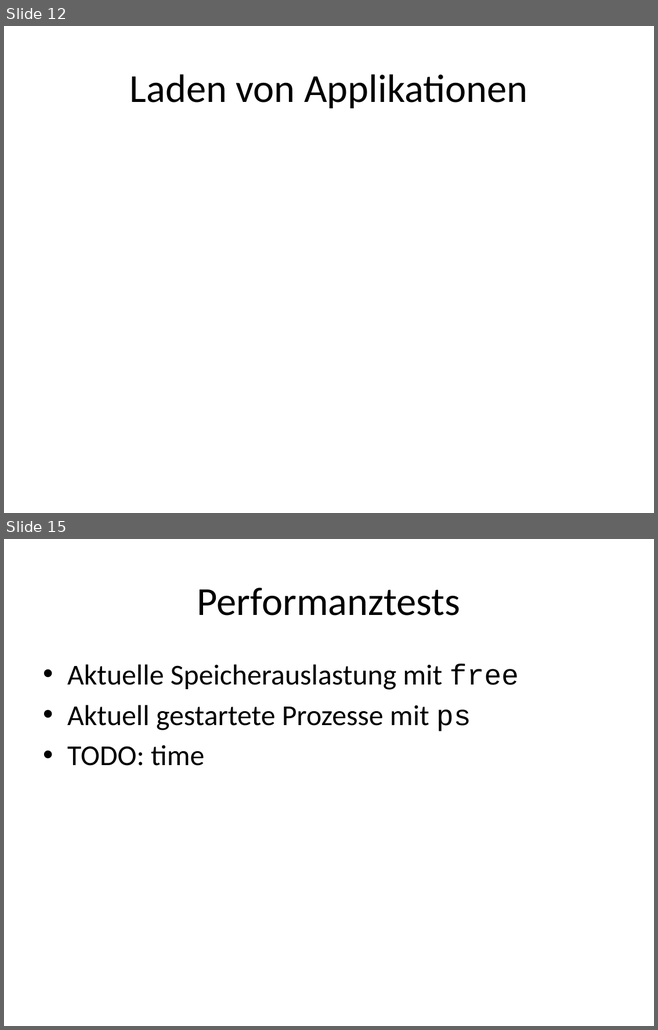
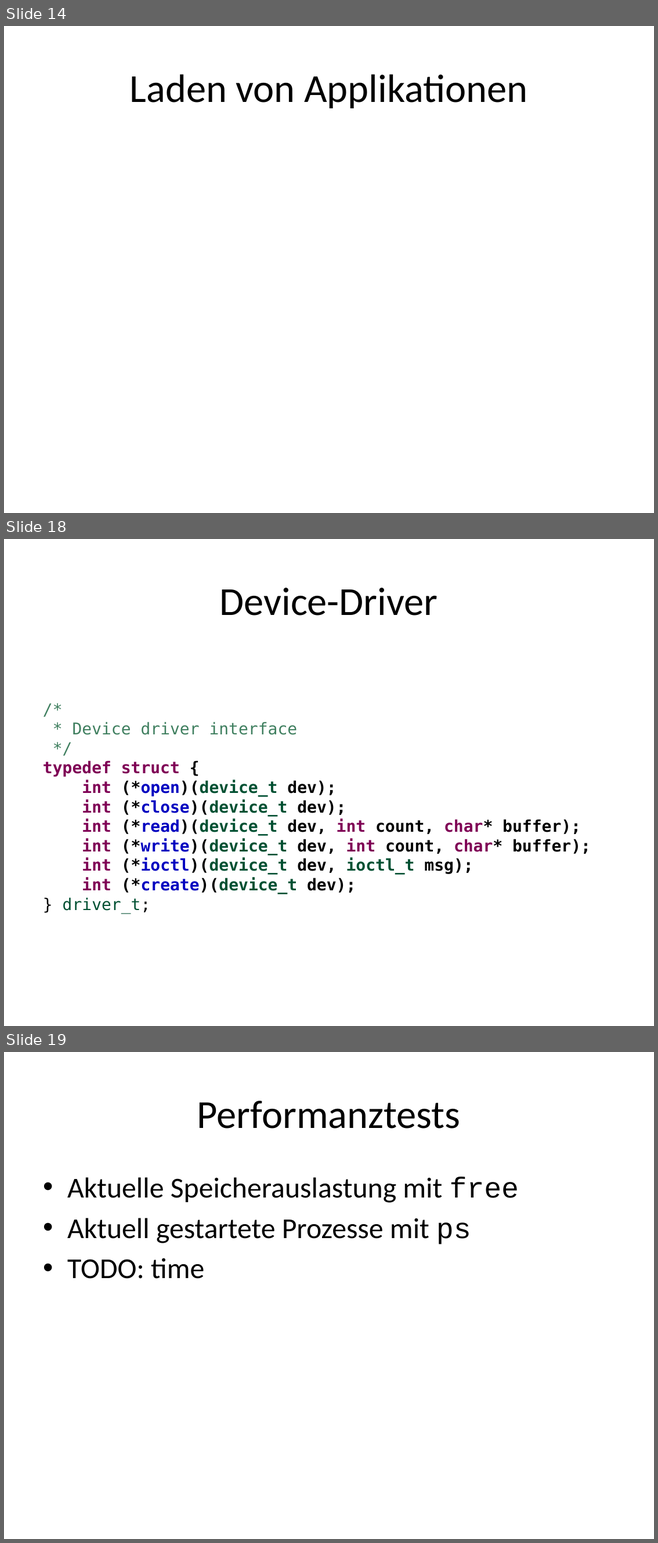
Before and after one commit to ramsondon/ottos, a slide deck: presentation/presentation.pptx. Shown one above the other, each under a label of ours: slides 12 and 15 before the commit, slides 14, 18 and 19 after it; the slides between them are not shown. The pictures are 658x1030 and 658x1543 pixels, drawn with LibreOffice and Linux fonts; fonts in the diff are those of the drawing. Boxes give left, top, right and bottom in pixels: in the first picture for what was removed or moved away, otherwise in the second. Text is boxed around its words. In the diff, an @@ line names an element or a change of style, - is before the commit and + after.

```diff
--- a/presentation/presentation.pptx
+++ b/presentation/presentation.pptx
@@ slide 18 added at [4,539,654,1026], background #FFFFFF @@
@@ title added at [220,588,438,616], 44 pt, text #000000 @@
+Device-Driver
@@ text added at [43,722,590,914], 18 pt, text #000000, bold @@
+/*
+* Device driver interface
+*/
+typedef struct {
+int (*open)(device_t dev);
+int (*close)(device_t dev);
+int (*read)(device_t dev, int count, char* buffer);
+int (*write)(device_t dev, int count, char* buffer);
+int (*ioctl)(device_t dev, ioctl_t msg);
+int (*create)(device_t dev);
+} driver_t;
@@ what was slide 12 is now slide 14 @@
@@ what was slide 15 is now slide 19 @@
```
Also in this commit, not shown: 4 slides changed, 5 other slides added, 1 slide removed.
